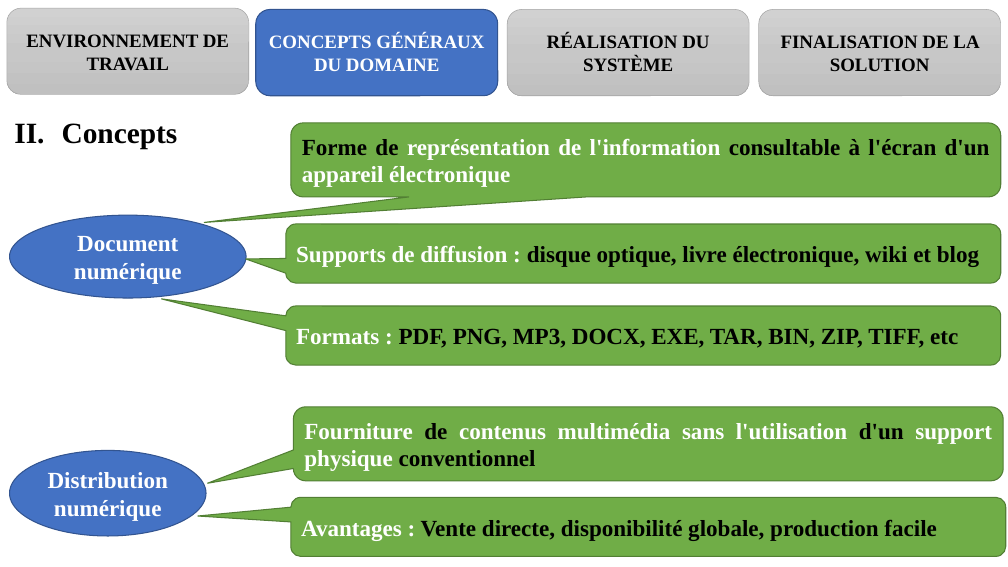
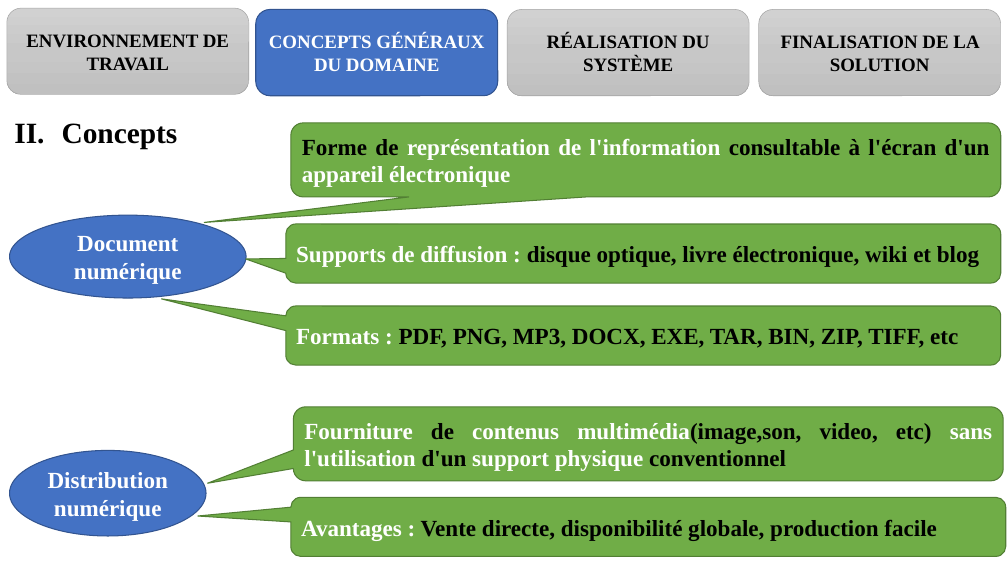
Before and after one commit to melaken/distdocs, a slide deck: slide 9 of Documents/theme/diapo.pptx. Drawn at 1008x567 pixels with LibreOffice and Linux fonts; fonts in the diff are those of the drawing. Boxes give left, top, right and bottom in pixels: in the first picture for what was removed or moved away, otherwise in the second. Text is boxed around its words. In the diff, an @@ line names an element or a change of style, - is before the commit and + after.

```diff
--- a/Documents/theme/diapo.pptx
+++ b/Documents/theme/diapo.pptx
@@ text in rounded speech box at bbox=[304, 423, 992, 471]: text changed @@
-Fourniture de contenus multimédia sans l'utilisation d'un support physique conventionnel
+Fourniture de contenus multimédia(image,son, video, etc) sans l'utilisation d'un support physique conventionnel
```
Also in this commit, not shown: 12 other slides changed, 35 other files.
